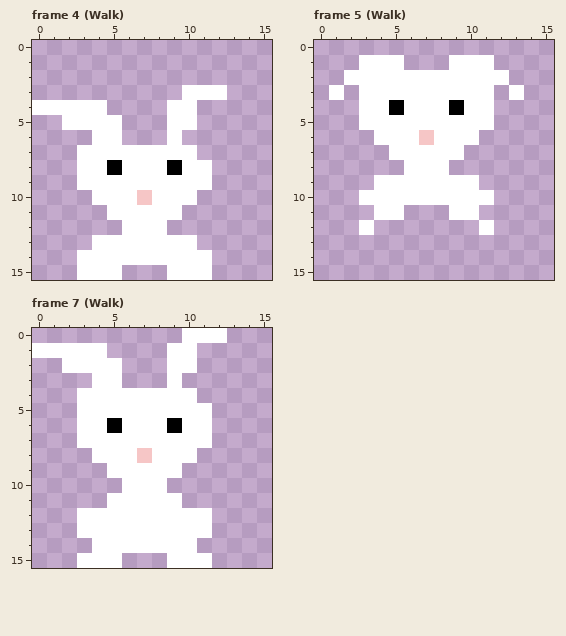
One commit to this pixel-art file: public/bunny.aseprite. The first picture shows the starting point.
16x16 pixels, 10 frames. Shown: frame 4 (Walk), frame 5 (Walk), frame 7 (Walk).
The result:
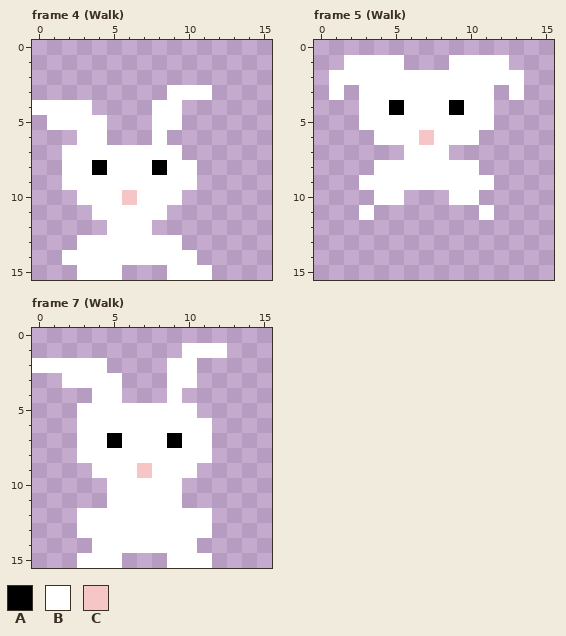
Palette (. is transparent): A #000000  B #ffffff  C #f6c6c6
Difference:
Frame 4 (Walk):
y 3: x 9 . -> B; x 12 B -> .
y 4: x 4 B -> .; x 8 . -> B; x 10 B -> .
y 5: x 1 . -> B; x 5 B -> .; x 8 . -> B; x 10 B -> .
y 6: x 3 . -> B; x 5 B -> .; x 8..9 .B -> B.
y 7: x 2 . -> B; x 10 B -> .
y 8: x 2 . -> B; x 4..5 BA -> AB; x 8..9 BA -> AB; x 11 B -> .
y 9: x 2 . -> B; x 11 B -> .
y 10: x 3 . -> B; x 6..7 BC -> CB; x 10 B -> .
y 11: x 4 . -> B; x 9 B -> .
y 12: x 5 . -> B; x 8 B -> .
y 13: x 3 . -> B; x 10 B -> .
y 14: x 2 . -> B; x 11 B -> .
Frame 5 (Walk):
y 1: x 2 . -> B; x 12 . -> B
y 2: x 1 . -> B; x 13 . -> B
y 7: x 5 B -> .; x 9 B -> .
y 8: x 4..5 .. -> BB; x 9..10 .. -> BB
y 9: x 3 . -> B; x 11 . -> B
y 10: x 3 B -> .; x 6..8 BBB -> ...; x 11 B -> .
y 11: x 3..5 .BB -> B..; x 9..11 BB. -> ..B
y 12: x 3 B -> .; x 11 B -> .
Frame 7 (Walk):
y 0: x 10..12 BBB -> ...
y 1: x 0..4 BBBBB -> .....; x 9 B -> .; x 11..12 .. -> BB
y 2: x 0..1 .. -> BB; x 5 B -> .
y 3: x 2..3 .. -> BB; x 10 . -> B
y 4: x 3 B -> .; x 6..8 BBB -> ...; x 10 B -> .
y 5: x 11 B -> .
y 6: x 5 A -> B; x 9 A -> B
y 7: x 5 B -> A; x 9 B -> A
y 8: x 3 . -> B; x 7 C -> B; x 11 . -> B
y 9: x 4 . -> B; x 7 B -> C; x 10 . -> B
y 10: x 5 . -> B; x 9 . -> B
